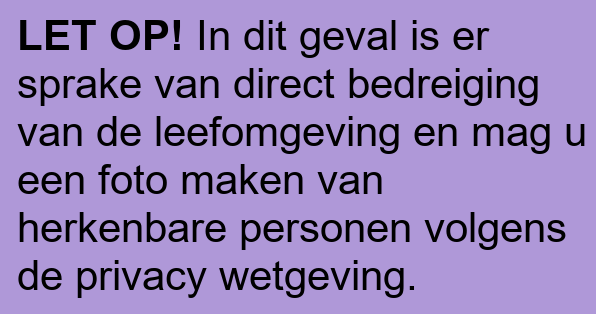
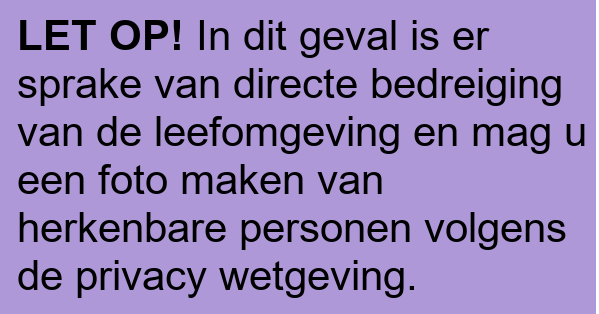
Layers edited between the first and the second 599px x 314px image:
painted on "LET OP! In dit geval is er ..." over box(336, 68, 561, 106)
